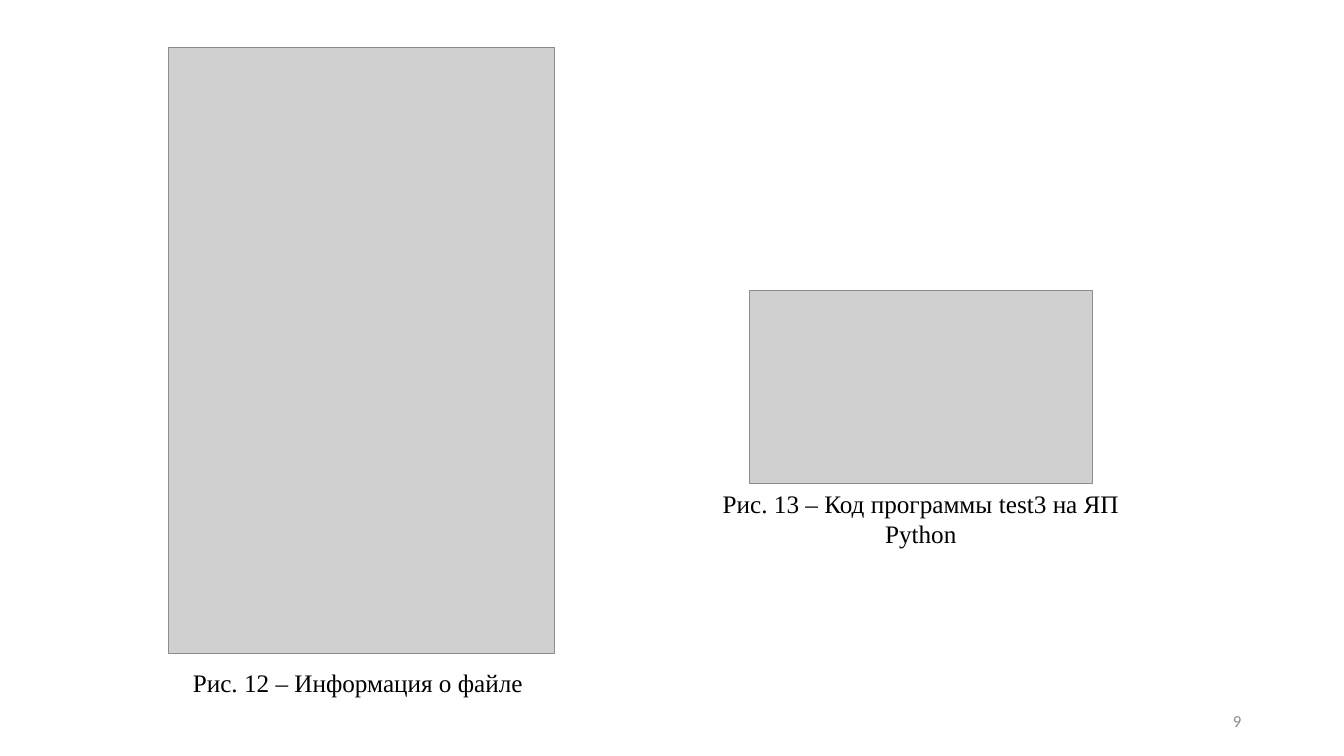
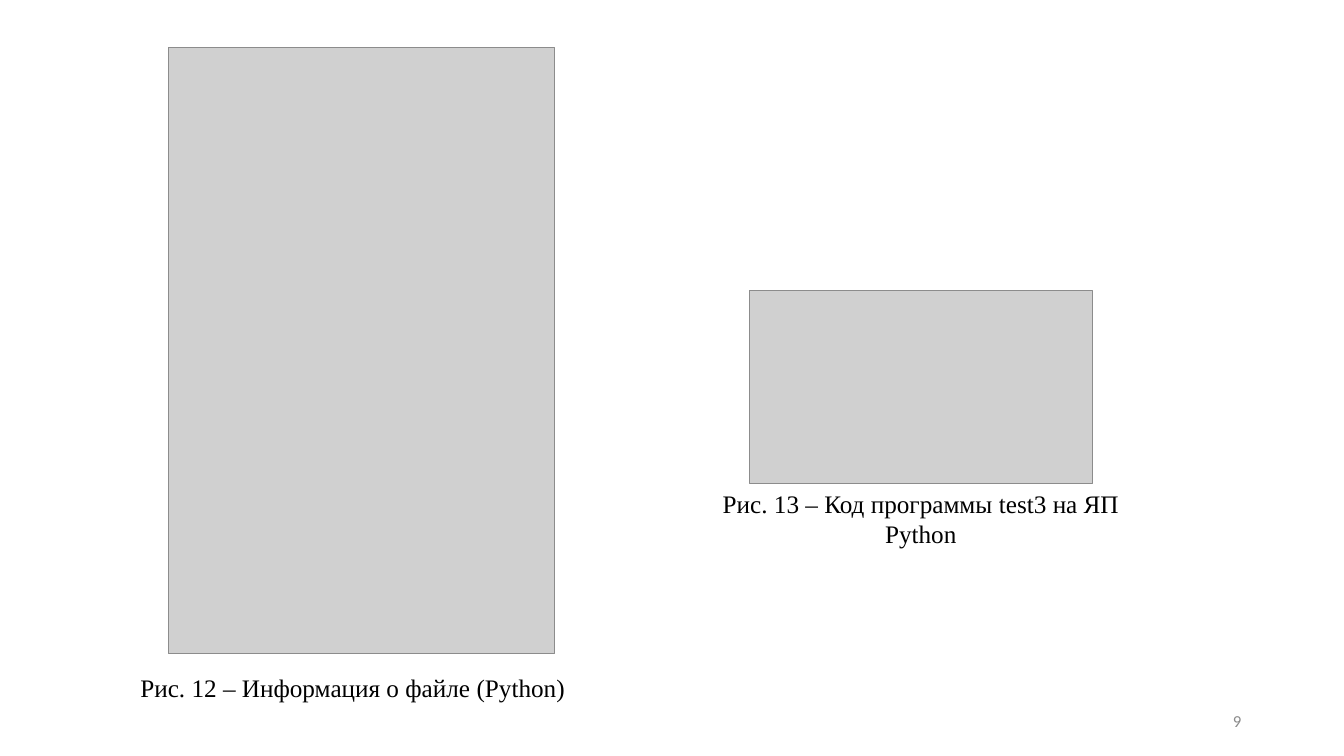
Before and after one commit to RomanKostin/Reverse_Engineering_Blinskii_Kostin_TKI-341, a slide deck: slide 9 of lab1/Лр1_Энтропия.pptx. Drawn at 1344x756 pixels with LibreOffice and Linux fonts; fonts in the diff are those of the drawing; grey boxes stand for pictures; background and template pictures are left out. Boxes give left, top, right and bottom in pixels: in the first picture for what was removed or moved away, otherwise in the second. Text is boxed around its words. In the diff, an @@ line names an element or a change of style, - is before the commit and + after.

```diff
--- a/lab1/Лр1_Энтропия.pptx
+++ b/lab1/Лр1_Энтропия.pptx
@@ text at [140,679,565,703]: text changed @@
-Рис. 12 – Информация о файле
+Рис. 12 – Информация о файле (Python)
```
Also in this commit, not shown: 12 other slides changed, 1 slide added.
